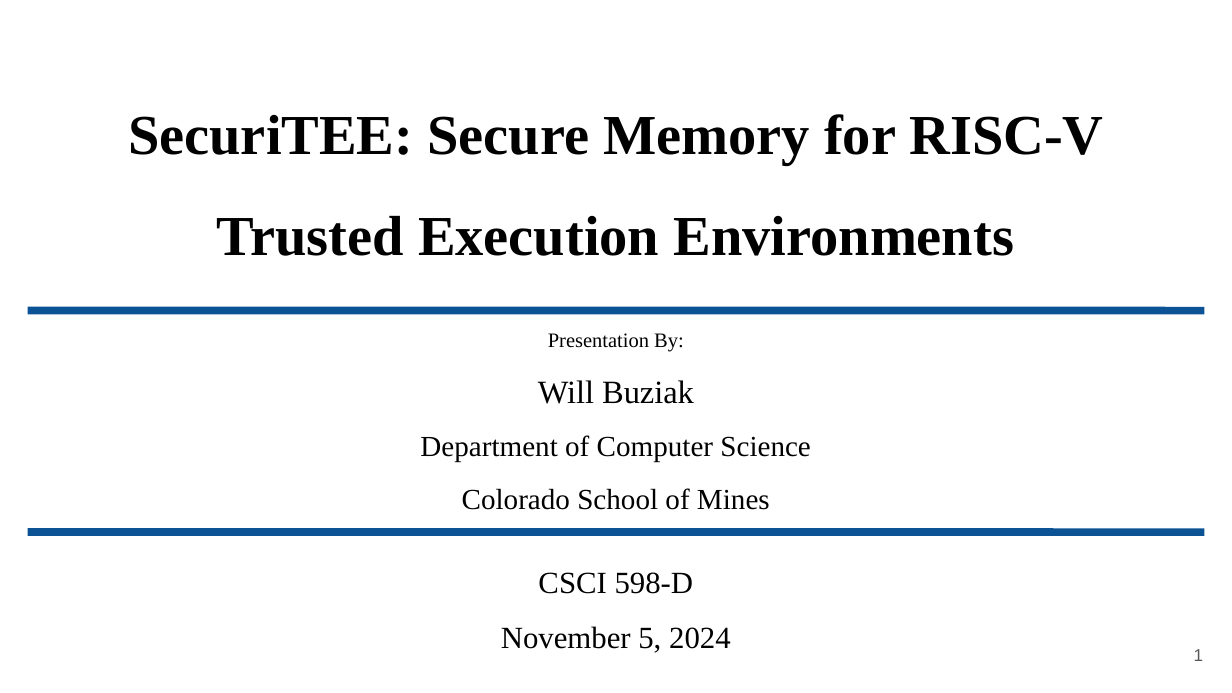
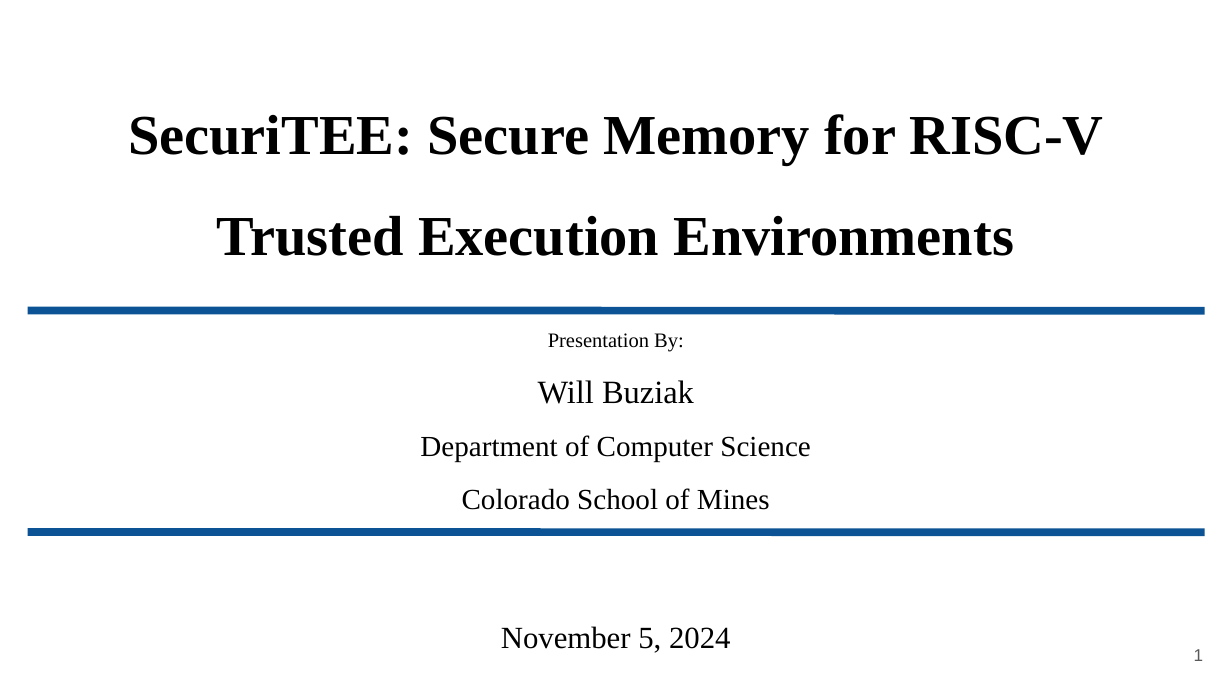
Before and after one commit to wbuz24/grad-research, a slide deck: slide 1 of presentations/update.11.15.pptx. Drawn at 1232x693 pixels with LibreOffice and Linux fonts; fonts in the diff are those of the drawing. Boxes give left, top, right and bottom in pixels: in the first picture for what was removed or moved away, otherwise in the second. Text is boxed around its words. In the diff, an @@ line names an element or a change of style, - is before the commit and + after.

```diff
--- a/presentations/update.11.15.pptx
+++ b/presentations/update.11.15.pptx
@@ text at bbox=[501, 626, 731, 653]: text changed @@
-CSCI 598-D
-November 5, 2024
+November 5, 2024
```
Also in this commit, not shown: 6 other slides changed, 3 slides added, 1 slide removed, 5 other files.
